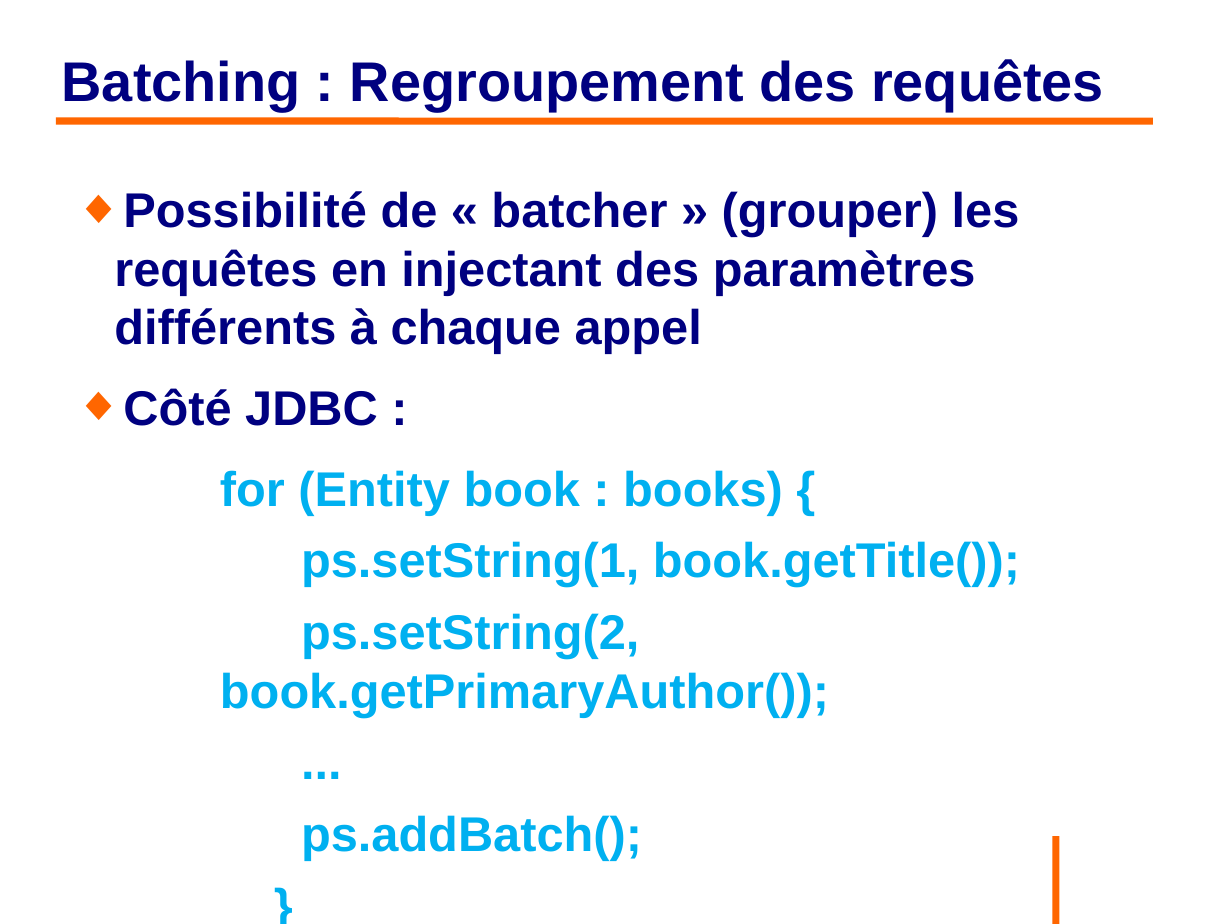
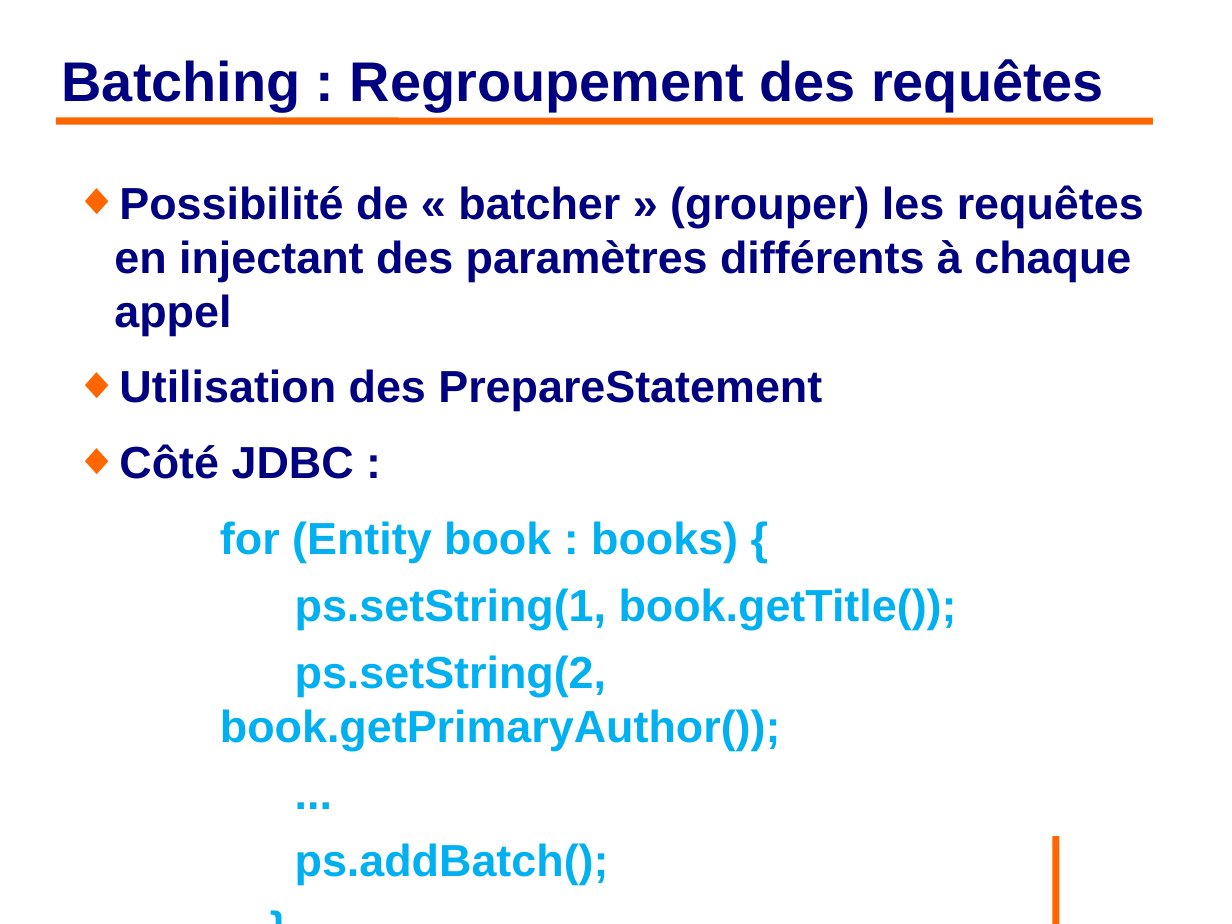
Before and after one commit to philphils/formation-hibernate-avancee, a slide deck: slide 18 of Documentation/diapo_formation_hibernate_avancee.odp (slide 17 before the commit). Drawn at 1232x924 pixels with LibreOffice and Linux fonts; fonts in the diff are those of the drawing; background and template pictures are left out. Boxes give left, top, right and bottom in pixels: in the first picture for what was removed or moved away, otherwise in the second. Text is boxed around its words. In the diff, an @@ line names an element or a change of style, - is before the commit and + after.

```diff
--- a/Documentation/diapo_formation_hibernate_avancee.odp
+++ b/Documentation/diapo_formation_hibernate_avancee.odp
@@ text at [114,185,1144,885]: size 31.4 to 28.9 pt in "Possibilité de « batcher » (grouper) les ...", "Côté JDBC :", "for (Entity book : books) {", "ps.setString(1, book.getTitle());" and 5 more places @@
@@ text at [119,369,822,411]: paragraph added @@
+◆ Utilisation des PrepareStatement
```
Also in this commit, not shown: 1 other slide changed, 1 slide added.
